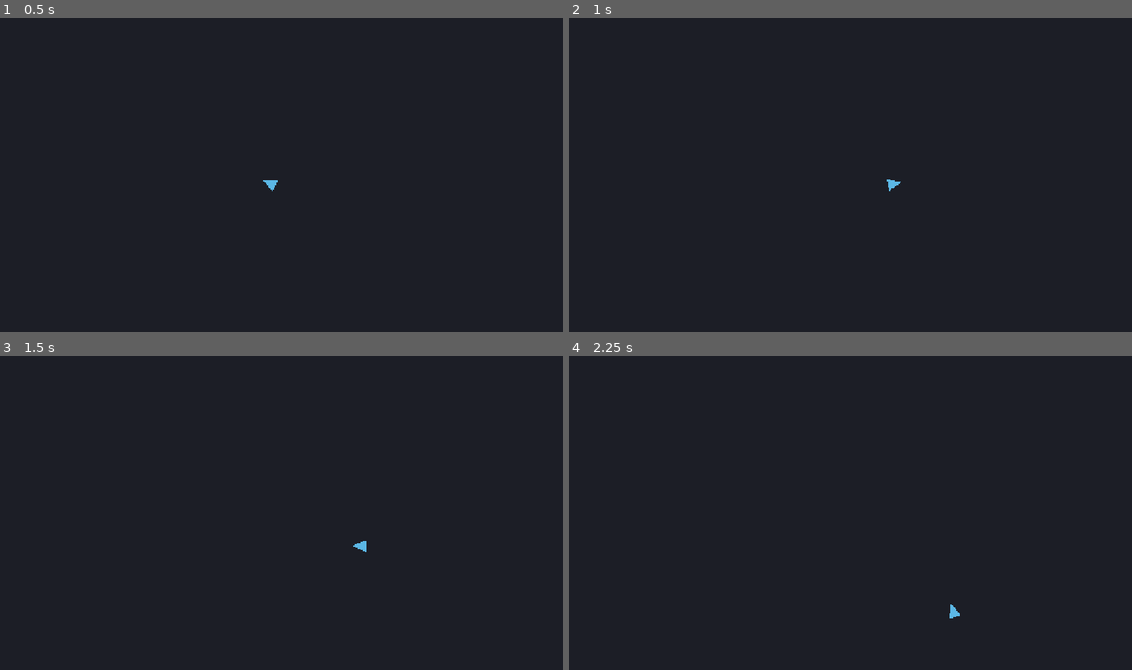
Above: before the commit, frames 1-4 (two rows, left to right).
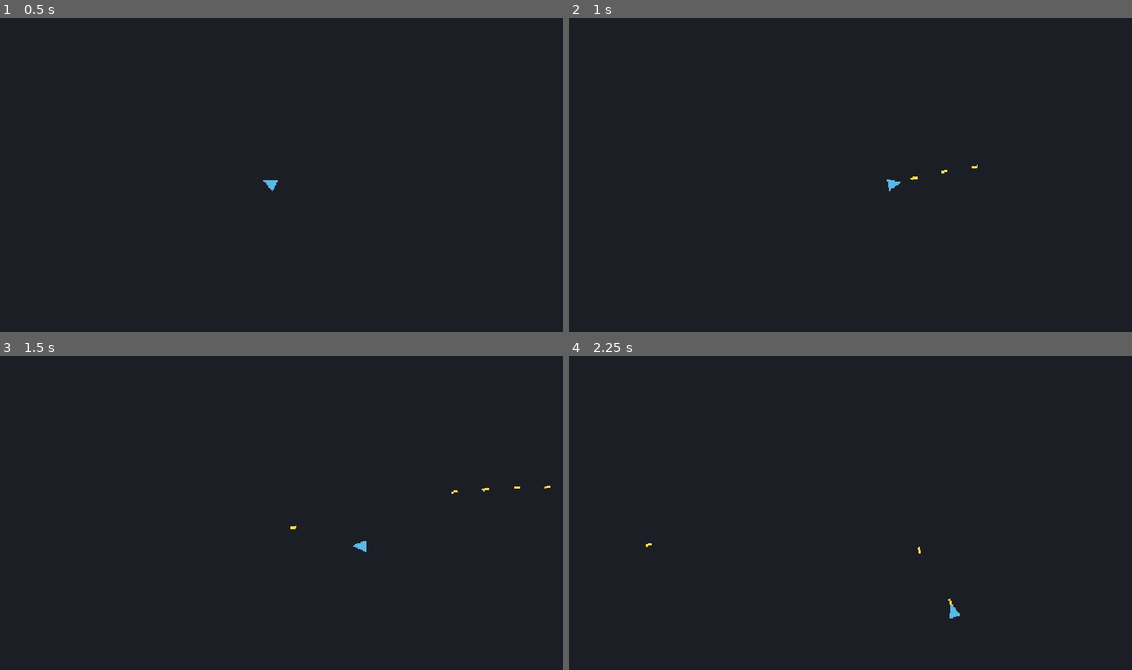
Above: after the commit, the same moments.

Repository: Im-diegollull/Shooter-Roguelike
Game: Godot game, scene res://scenes/world/Main.tscn
The game is run twice, just before and just after one commit, with the same random seed, the same clock (stepped at 60 frames per second) and the same inputs.
Inputs (mouse positions are in pixels of both pictures, inside the frame that each line leads up to):
- Up to frame 1 (0.5 s): no input
- Up to frame 2 (1 s): tap Enter at 0.5 s; move the mouse to (968, 168) at 0.52 s; press the mouse at (968, 168) at 0.53 s; hold D (move_right) from 0.53 s (still down)
- Up to frame 3 (1.5 s): move the mouse to (152, 538) at 1.27 s; release D (move_right) at 1.28 s; release the mouse at (152, 538) at 1.28 s; hold S (move_down) from 1.28 s (still down); click (152, 538) at 1.35 s
- Up to frame 4 (2.25 s): move the mouse to (901, 450) at 2.02 s; release S (move_down) at 2.03 s; press the mouse at (901, 450) at 2.03 s; hold D (move_right) from 2.03 s (still down)

Frame 1 is identical in both runs. In frame 2, less than 0.1% of the frame differs, in the area x 60-73%, y 46-52%; in frame 3, less than 0.1%, in the area x 51-98%, y 41-56%; in frame 4, less than 0.1%.

Commit message:
feat: sistema de disparo con balas hacia el ratón

Diff:
--- /dev/null
+++ b/scenes/bullets/Bullet.gd
@@ -0,0 +1,16 @@
+class_name Bullet
+extends Area2D
+
+@export var speed: float = 620.0
+@export var lifetime: float = 2.0
+@export var damage: int = 1
+
+## Dirección de viaje (unitaria). La asigna quien instancia la bala.
+var direction: Vector2 = Vector2.RIGHT
+
+func _ready() -> void:
+	# Se autodestruye tras un tiempo para no acumular balas fuera de pantalla.
+	get_tree().create_timer(lifetime).timeout.connect(queue_free)
+
+func _physics_process(delta: float) -> void:
+	global_position += direction * speed * delta
--- /dev/null
+++ b/scenes/bullets/Bullet.tscn
@@ -0,0 +1,18 @@
+[gd_scene load_steps=3 format=3 uid="uid://bshbullet0001"]
+
+[ext_resource type="Script" path="res://scenes/bullets/Bullet.gd" id="1_bullet"]
+
+[sub_resource type="CircleShape2D" id="CircleShape2D_bullet"]
+radius = 5.0
+
+[node name="Bullet" type="Area2D"]
+collision_layer = 4
+collision_mask = 2
+script = ExtResource("1_bullet")
+
+[node name="Visual" type="Polygon2D" parent="."]
+color = Color(1, 0.86, 0.3, 1)
+polygon = PackedVector2Array(-7, -2.5, 7, -2.5, 7, 2.5, -7, 2.5)
+
+[node name="CollisionShape2D" type="CollisionShape2D" parent="."]
+shape = SubResource("CircleShape2D_bullet")
--- a/scenes/player/Player.gd
+++ b/scenes/player/Player.gd
@@ -1,16 +1,37 @@
 class_name Player
 extends CharacterBody2D
 
+const BULLET_SCENE: PackedScene = preload("res://scenes/bullets/Bullet.tscn")
+
 ## Velocidad de movimiento en píxeles por segundo.
 @export var move_speed: float = 260.0
+## Disparos por segundo mientras se mantiene pulsado el botón.
+@export var fire_rate: float = 6.0
 
-func _physics_process(_delta: float) -> void:
+@onready var muzzle: Marker2D = $Muzzle
+
+var _fire_cooldown: float = 0.0
+
+func _physics_process(delta: float) -> void:
 	# Input.get_vector ya devuelve el vector normalizado y aplica deadzone,
 	# así que la diagonal no va más rápido que los ejes.
 	var direction: Vector2 = Input.get_vector("move_left", "move_right", "move_up", "move_down")
 	velocity = direction * move_speed
 	move_and_slide()
 
+	_fire_cooldown = maxf(_fire_cooldown - delta, 0.0)
+	if Input.is_action_pressed("shoot") and _fire_cooldown <= 0.0:
+		_shoot()
+		_fire_cooldown = 1.0 / fire_rate
+
 func _process(_delta: float) -> void:
 	# El cuerpo apunta hacia el ratón (estilo twin-stick).
 	look_at(get_global_mouse_position())
+
+func _shoot() -> void:
+	var bullet: Bullet = BULLET_SCENE.instantiate()
+	bullet.global_position = muzzle.global_position
+	bullet.direction = (get_global_mouse_position() - global_position).normalized()
+	bullet.rotation = bullet.direction.angle()
+	# Se añade al mundo (padre del player) para que no se mueva con el jugador.
+	get_parent().add_child(bullet)
--- a/scenes/player/Player.tscn
+++ b/scenes/player/Player.tscn
@@ -14,3 +14,6 @@
 
 [node name="CollisionShape2D" type="CollisionShape2D" parent="."]
 shape = SubResource("CircleShape2D_body")
+
+[node name="Muzzle" type="Marker2D" parent="."]
+position = Vector2(22, 0)
Not shown, added: scenes/bullets/Bullet.gd.uid
